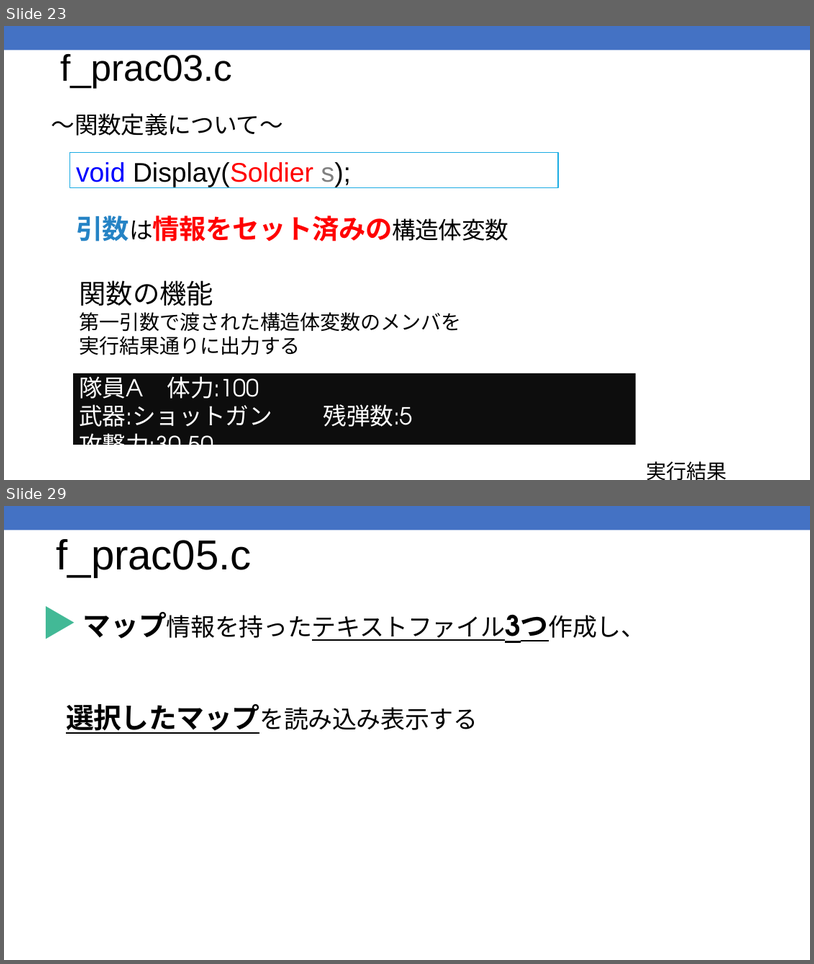
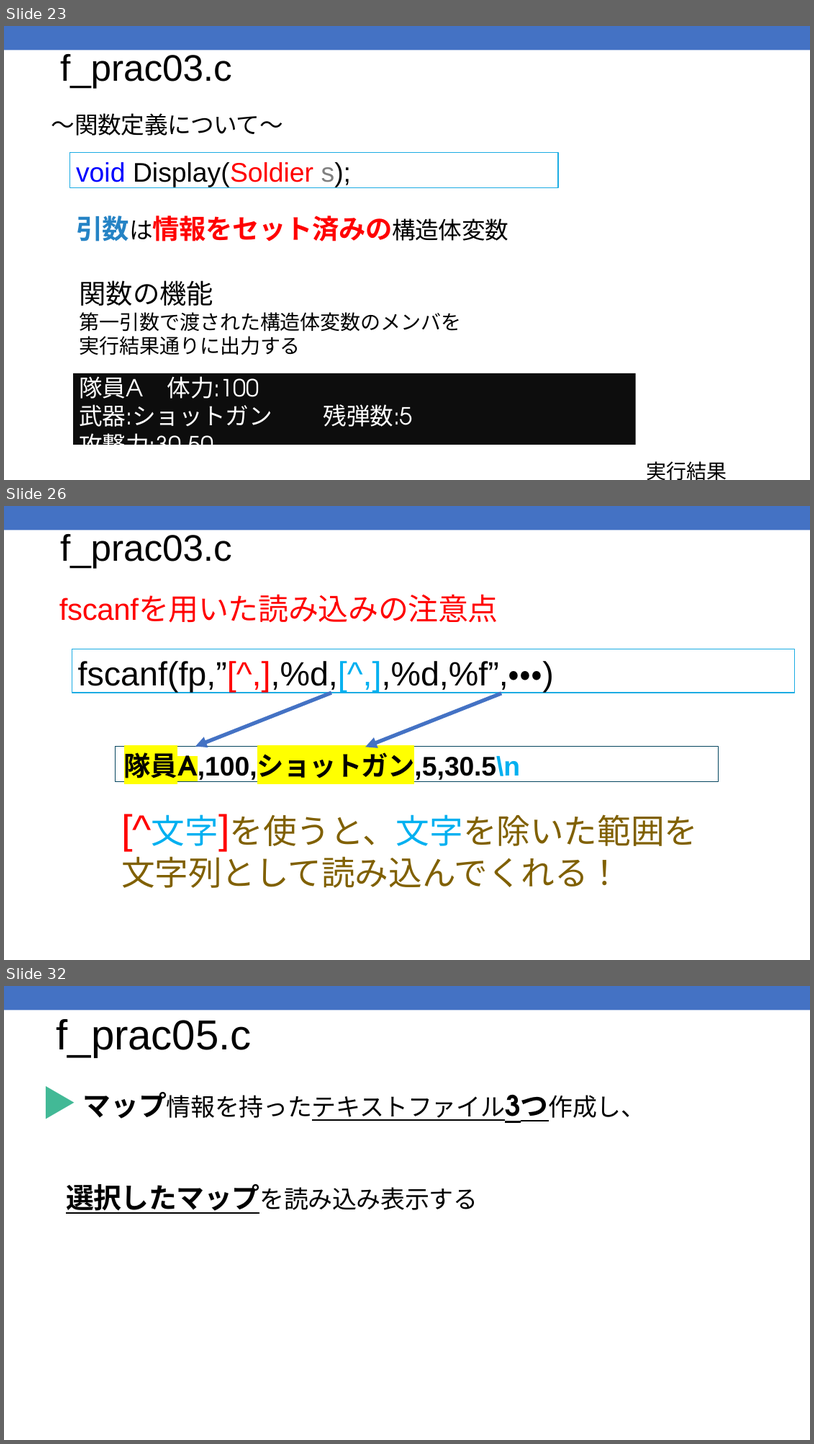
Before and after one commit to kic-murata/cpp2025, a slide deck: 授業資料/演習問題：ファイル処理.pptx. Shown one above the other, each under a label of ours: slides 23 and 29 before the commit, slides 23, 26 and 32 after it; the slides between them are not shown. The pictures are 814x964 and 814x1444 pixels, drawn with LibreOffice and Linux fonts; fonts in the diff are those of the drawing. Boxes give left, top, right and bottom in pixels: in the first picture for what was removed or moved away, otherwise in the second. Text is boxed around its words. In the diff, an @@ line names an element or a change of style, - is before the commit and + after.

```diff
--- a/授業資料/演習問題：ファイル処理.pptx
+++ b/授業資料/演習問題：ファイル処理.pptx
@@ slide 26 added at (4,506,810,960), background #FFFFFF; not listed: 1 template element that a slide beside it also shows @@
@@ title added at (60,534,232,568), 44 pt, text #000000 @@
+f_prac03.c
@@ text added at (59,595,499,623), 36 pt, text #FF0000 @@
+fscanfを用いた読み込みの注意点
@@ rectangle added at (72,649,795,693), outline #1CACE3 1 pt, 40 pt, text #000000 @@
+fscanf(fp,”[^,],%d,[^,],%d,%f”,・・・)
@@ arrow added from (332, 692) to (196, 746), #4472C4 4.5 pt @@
@@ arrow added from (502, 693) to (365, 746), #4472C4 4.5 pt @@
@@ rectangle added at (116,746,718,782), fill #FFFFFF, outline #05465F 1 pt, 32 pt, text #000000, bold @@
+隊員A,100,ショットガン,5,30.5\n
@@ text added at (121,814,699,888), 40 pt, text #806000 @@
+[^文字]を使うと、文字を除いた範囲を
+文字列として読み込んでくれる！
@@ what was slide 29 is now slide 32 @@
```
Also in this commit, not shown: 10 slides changed, 2 other slides added.
